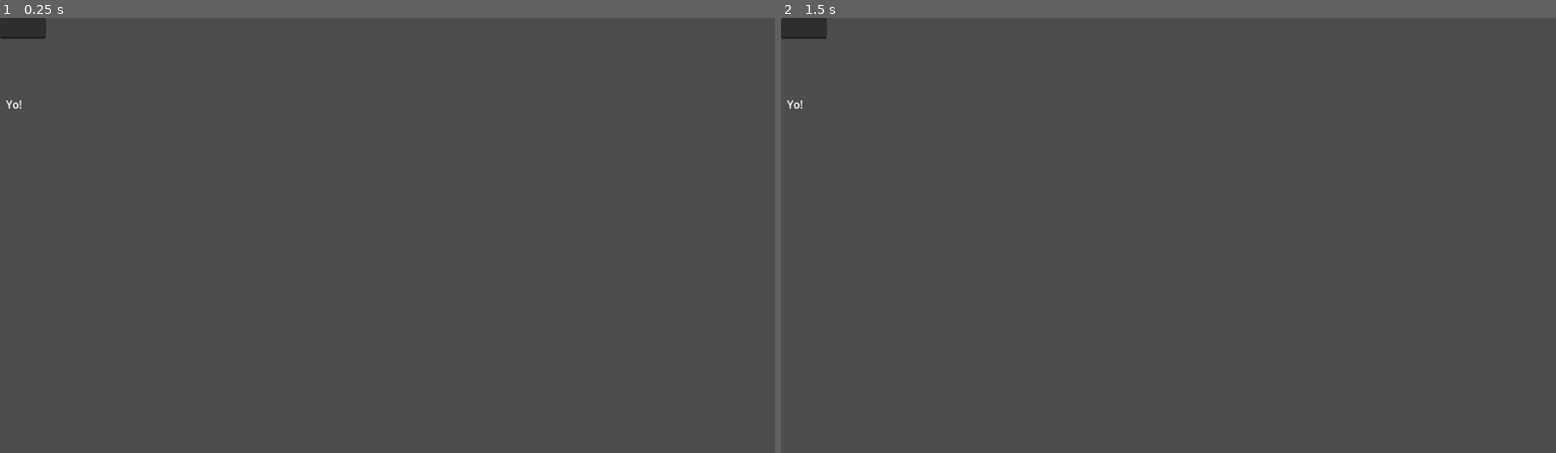
Above: before the commit, frames 1-2 (left to right).
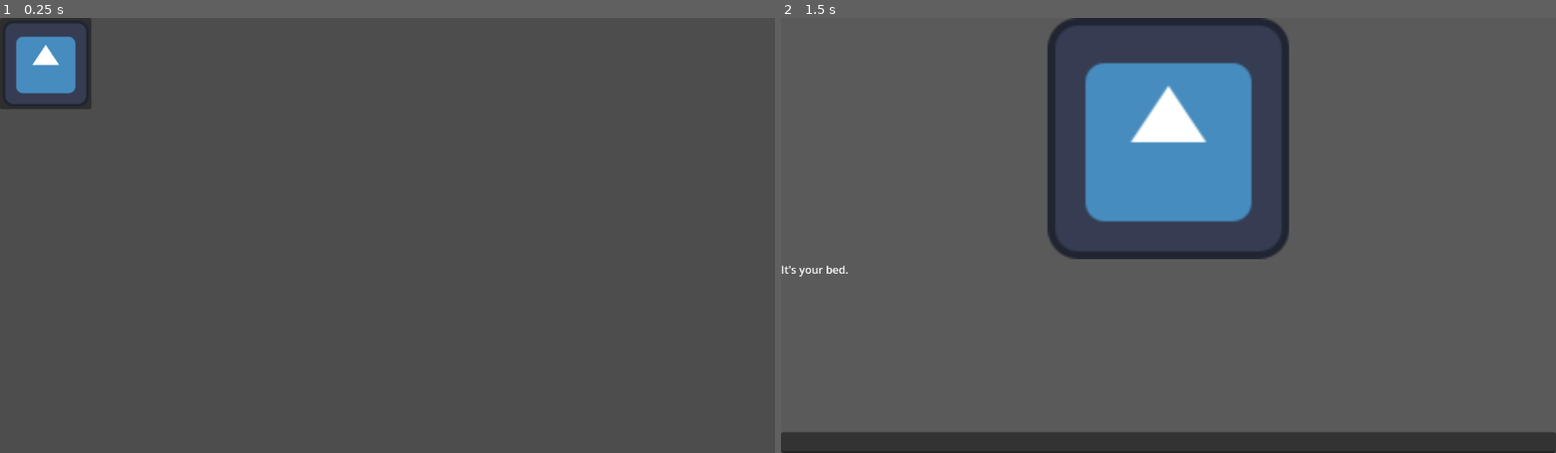
Above: after the commit, the same moments.

Repository: elephantfive/dark-horizon-if
Game: Godot game, scene res://game.tscn
Two runs of this game, one before a commit and one after it. Both use one fixed random seed, a clock stepped at 60 frames per second and the inputs below. The engine's default icon, where the game draws it, is replaced by a stand-in: a white triangle on a blue panel in a dark square.
Inputs (mouse positions are in pixels of both pictures, inside the frame that each line leads up to):
- Up to frame 1 (0.25 s): no input
- Up to frame 2 (1.5 s): click (827, 61) at 0.52 s; click (827, 61) at 1.27 s

The runs differ from the first frame. In frame 1, 1.7% of the frame differs, in the area x 0-12%, y 0-21%; in frame 2, 15%, in the area x 0-100%, y 0-100%.

Commit message:
Refactor Text Prompts
Text prompts now take Arguments, resources with a few exported variables.

Currently, the response text is in a text filed whose path must be referenced. I would like this to change.

Diff:
--- a/TextPrompt.tscn
+++ b/TextPrompt.tscn
@@ -1,18 +1,53 @@
 [gd_scene format=3 uid="uid://dcgpjha6ydvjv"]
 
 [ext_resource type="Script" uid="uid://dk1kxgv4ymvui" path="res://text_prompt.gd" id="1_2ccw1"]
+[ext_resource type="Texture2D" uid="uid://b1hl6eyfnhjfx" path="res://icon.svg" id="2_v8tio"]
 
-[node name="Node" type="Node" unique_id=1716775680]
+[node name="Node" type="Control" unique_id=910483]
+visible = false
+layout_mode = 3
+anchors_preset = 0
 script = ExtResource("1_2ccw1")
 
-[node name="LineEdit" type="LineEdit" parent="." unique_id=783482329]
-offset_right = 68.5
+[node name="ColorRect" type="ColorRect" parent="." unique_id=925570017]
+layout_mode = 0
+offset_right = 1152.0
+offset_bottom = 648.0
+color = Color(0.3553136, 0.35531354, 0.35531357, 1)
+
+[node name="VBoxContainer2" type="VBoxContainer" parent="." unique_id=1197197840]
+layout_mode = 0
+offset_right = 1152.0
+offset_bottom = 648.0
+alignment = 2
+
+[node name="TextureRect" type="TextureRect" parent="VBoxContainer2" unique_id=856506398]
+layout_mode = 2
+size_flags_vertical = 3
+texture = ExtResource("2_v8tio")
+stretch_mode = 5
+
+[node name="VBoxContainer" type="VBoxContainer" parent="VBoxContainer2" unique_id=1560183153]
+layout_mode = 2
+alignment = 2
+
+[node name="Label" type="Label" parent="VBoxContainer2/VBoxContainer" unique_id=1974765100]
+unique_name_in_owner = true
+custom_minimum_size = Vector2(0, 250)
+layout_mode = 2
+size_flags_vertical = 3
+
+[node name="LineEdit" type="LineEdit" parent="VBoxContainer2/VBoxContainer" unique_id=783482329]
+unique_name_in_owner = true
+layout_mode = 2
+
+[node name="CloseButton" type="Button" parent="." unique_id=1392976365]
+unique_name_in_owner = true
+visible = false
+layout_mode = 1
+offset_right = 18.0
 offset_bottom = 31.0
+text = "X"
 
-[node name="Label" type="Label" parent="." unique_id=1974765100]
-offset_left = 9.0
-offset_top = 117.0
-offset_right = 49.0
-offset_bottom = 140.0
-
-[connection signal="text_submitted" from="LineEdit" to="." method="_on_line_edit_text_submitted"]
+[connection signal="text_submitted" from="VBoxContainer2/VBoxContainer/LineEdit" to="." method="_on_line_edit_text_submitted"]
+[connection signal="pressed" from="CloseButton" to="." method="_on_close_button_pressed"]
--- /dev/null
+++ b/argument.gd
@@ -0,0 +1,8 @@
+class_name Argument
+
+extends Resource
+
+@export var valid_arguments: Array[String]
+@export var response_text: String
+@export var new_arguments: Array[Argument]
+@export var end_conversation: bool
--- /dev/null
+++ b/argument.tres
@@ -0,0 +1,6 @@
+[gd_resource type="Resource" script_class="Argument" format=3 uid="uid://ct8sg73e0yp4f"]
+
+[ext_resource type="Script" uid="uid://cks1j8eei0dcw" path="res://argument.gd" id="1_1taa6"]
+
+[resource]
+script = ExtResource("1_1taa6")
--- /dev/null
+++ b/bed/attack.tres
@@ -0,0 +1,10 @@
+[gd_resource type="Resource" script_class="Argument" format=3 uid="uid://p8a0uhuerh0o"]
+
+[ext_resource type="Script" uid="uid://cks1j8eei0dcw" path="res://argument.gd" id="1_p7mb0"]
+
+[resource]
+script = ExtResource("1_p7mb0")
+valid_arguments = Array[String](["attack", "hit", "punch"])
+response_text = "res://bed/attack.txt"
+end_conversation = true
+metadata/_custom_type_script = "uid://cks1j8eei0dcw"
--- /dev/null
+++ b/bed_2d.gd
@@ -0,0 +1,6 @@
+extends Button
+@onready var bed = $"../Bed"
+
+
+func _on_pressed():
+	bed.show()
--- a/game.tscn
+++ b/game.tscn
@@ -1,9 +1,21 @@
 [gd_scene format=3 uid="uid://djxj563h6xb70"]
 
 [ext_resource type="PackedScene" uid="uid://dcgpjha6ydvjv" path="res://TextPrompt.tscn" id="1_80nbo"]
-[ext_resource type="Script" uid="uid://cbnbf7hwwd5kk" path="res://test_text_prompt.gd" id="2_e2o6t"]
+[ext_resource type="Texture2D" uid="uid://b1hl6eyfnhjfx" path="res://icon.svg" id="3_feb5d"]
+[ext_resource type="Script" uid="uid://cks1j8eei0dcw" path="res://argument.gd" id="4_7jktm"]
+[ext_resource type="Script" uid="uid://dtll1n32uxbbx" path="res://bed_2d.gd" id="4_fc0e3"]
+[ext_resource type="Resource" uid="uid://p8a0uhuerh0o" path="res://bed/attack.tres" id="5_ryrav"]
 
 [node name="Game" type="Node2D" unique_id=55460109]
 
-[node name="Node" parent="." unique_id=1716775680 instance=ExtResource("1_80nbo")]
-script = ExtResource("2_e2o6t")
+[node name="Button" type="Button" parent="." unique_id=459826617]
+offset_right = 136.0
+offset_bottom = 136.0
+icon = ExtResource("3_feb5d")
+script = ExtResource("4_fc0e3")
+
+[node name="Bed" parent="." unique_id=910483 instance=ExtResource("1_80nbo")]
+args = Array[ExtResource("4_7jktm")]([ExtResource("5_ryrav")])
+default_text = "It's your bed."
+
+[connection signal="pressed" from="Button" to="Button" method="_on_pressed"]
--- a/test_text_prompt.gd
+++ /dev/null
@@ -1,11 +0,0 @@
-extends TextPrompt
-
-func _ready():
-	display_text = "Yo!"
-	update_label()
-
-	args = {
-		['attack', 'fight', 'hit', 'punch']:
-			{'new_display':'placeholder',
-			'new_args':0}
-	}
--- a/text_prompt.gd
+++ b/text_prompt.gd
@@ -1,23 +1,42 @@
 class_name TextPrompt
 
-extends Node
+extends Control
 
-@onready var line_edit = $LineEdit
-@onready var label = $Label
 
+@onready var line_edit = %LineEdit
+@onready var label = %Label
+@onready var close_button = %CloseButton
+
+@export var args: Array[Argument]
+@export var default_text: String
 var display_text: String
-var args = {}
-var prev_args = args
+
+func _ready():
+	display_text = default_text
+	update_label()
 
 func _on_line_edit_text_submitted(new_text):
-	for key in args.keys():
-		if new_text in key:
-			label.text = args[key]['new_display']
-			if args[key]['new_args'] != 0:
-				args = args[key]['new_args']
-			else:
-				print('End of the line.')
+	line_edit.clear()
+	for arg in args:
+		print(arg.valid_arguments)
+		if new_text in arg.valid_arguments:
+			label.text = read_text(arg.response_text)
+			if arg.new_arguments.size() > 0:
+				args = arg.new_arguments
+			elif arg.end_conversation:
+				close_button.show()
 
+func read_text(file):
+	var text = FileAccess.open(file, FileAccess.READ)
+	var content = text.get_as_text()
+	return content
 
 func update_label():
 	label.text = display_text
+
+
+func _on_close_button_pressed():
+	close_button.hide()
+	display_text = default_text
+	update_label()
+	self.hide()
Not shown, added: argument.gd.uid
Not shown, added: bed/attack.txt
Not shown, added: bed_2d.gd.uid
Not shown, added: export_presets.cfg
Not shown, removed: test_text_prompt.gd.uid
